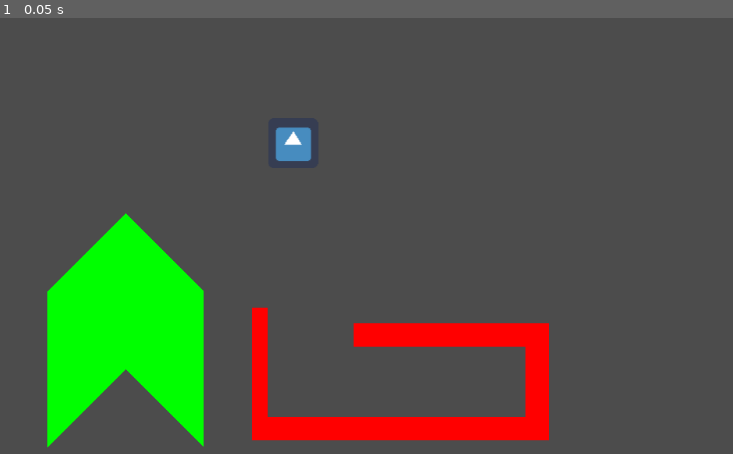
Above: before the commit, frame 1.
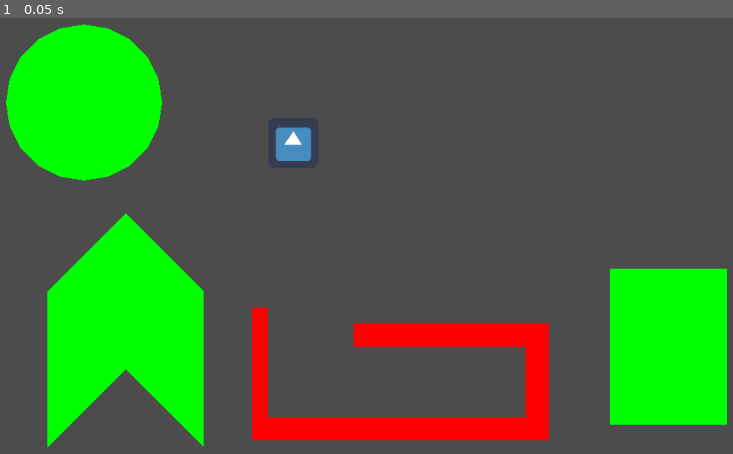
Above: after the commit, the same moment.

Repository: Maybells/celeste-godot-utilities
Game: Godot game, scene res://demos/DragArea + OverlapDetector/demo.tscn
Same seed, same stepped clock (60 frames per second), same inputs: the game is played once before the commit and once after it. The engine's default icon, where the game draws it, is replaced by a stand-in: a white triangle on a blue panel in a dark square.
Inputs:
- Up to frame 1 (0.05 s): no input

The runs differ from the first frame. In frame 1, 12% of the frame differs, in the area x 0-100%, y 1-94%.

Commit message:
Added RegularPolygon2D

Diff:
--- a/demos/DragArea + OverlapDetector/demo.tscn
+++ b/demos/DragArea + OverlapDetector/demo.tscn
@@ -1,9 +1,10 @@
-[gd_scene load_steps=9 format=2]
+[gd_scene load_steps=10 format=2]
 
 [ext_resource path="res://demos/DragArea + OverlapDetector/player.gd" type="Script" id=1]
 [ext_resource path="res://src/DragMovement2D/drag_movement_2d.tscn" type="PackedScene" id=2]
 [ext_resource path="res://src/OverlapDetector2D/overlap_detector_2d.tscn" type="PackedScene" id=3]
 [ext_resource path="res://icon.png" type="Texture" id=4]
+[ext_resource path="res://src/RegularPolygon2D/regular_polygon_2d.gd" type="Script" id=5]
 
 [sub_resource type="CircleShape2D" id=1]
 radius = 100.0
@@ -30,6 +31,12 @@
 [node name="CollisionShape2D" type="CollisionShape2D" parent="AreaA"]
 shape = SubResource( 1 )
 
+[node name="RegularPolygon2D" type="Polygon2D" parent="AreaA"]
+color = Color( 0, 1, 0, 1 )
+script = ExtResource( 5 )
+sides = 20
+radius = 100.0
+
 [node name="AreaB" type="Area2D" parent="." groups=[
 "DropZone",
 ]]
@@ -55,6 +62,10 @@
 
 [node name="CollisionShape2D" type="CollisionShape2D" parent="AreaC"]
 shape = SubResource( 2 )
+
+[node name="Polygon2D" type="Polygon2D" parent="AreaC"]
+color = Color( 0, 1, 0, 1 )
+polygon = PoolVector2Array( -75, -100, 75, -100, 75, 100, -75, 100 )
 
 [node name="AreaD" type="Area2D" parent="." groups=[
 "DropZone",
--- a/project.godot
+++ b/project.godot
@@ -89,6 +89,11 @@
 "language": "GDScript",
 "path": "res://addons/eh_jogos.docs-exporter/godot_docs_scripts/ReferenceFormatter.gd"
 }, {
+"base": "Polygon2D",
+"class": "RegularPolygon2D",
+"language": "GDScript",
+"path": "res://src/RegularPolygon2D/regular_polygon_2d.gd"
+}, {
 "base": "TextEdit",
 "class": "ResizableTextEdit",
 "language": "GDScript",
@@ -131,6 +136,7 @@
 "OverlapDetector2D": "",
 "PathLineEdit": "",
 "ReferenceFormatter": "",
+"RegularPolygon2D": "",
 "ResizableTextEdit": "",
 "StringArrayVariable": "",
 "StringVariable": "",
--- /dev/null
+++ b/src/RegularPolygon2D/regular_polygon_2d.gd
@@ -0,0 +1,39 @@
+tool
+
+
+class_name RegularPolygon2D
+
+extends Polygon2D
+
+
+export (int, 3, 50) var sides = 4 setget _sides_set
+export (float) var radius = 1 setget _radius_set
+var points := PoolVector2Array()
+
+
+func _ready():
+	_generate_points()
+
+
+func _draw():
+	draw_colored_polygon(points, color, uv, texture)
+
+
+func _generate_points():
+	points = PoolVector2Array()
+	var arc = (2 * PI) / sides
+	var tilt = PI / 2
+	for i in range(sides):
+		var point = polar2cartesian(radius, (arc * i) - tilt)
+		points.append(point)
+	update()
+
+
+func _sides_set(val):
+	sides = val
+	_generate_points()
+
+
+func _radius_set(val):
+	radius = val
+	_generate_points()
